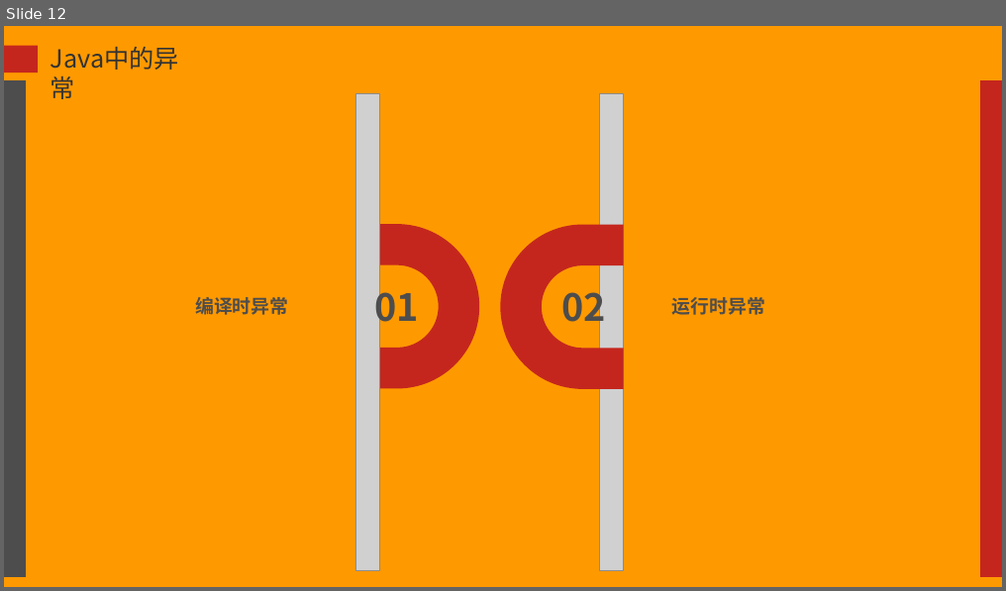
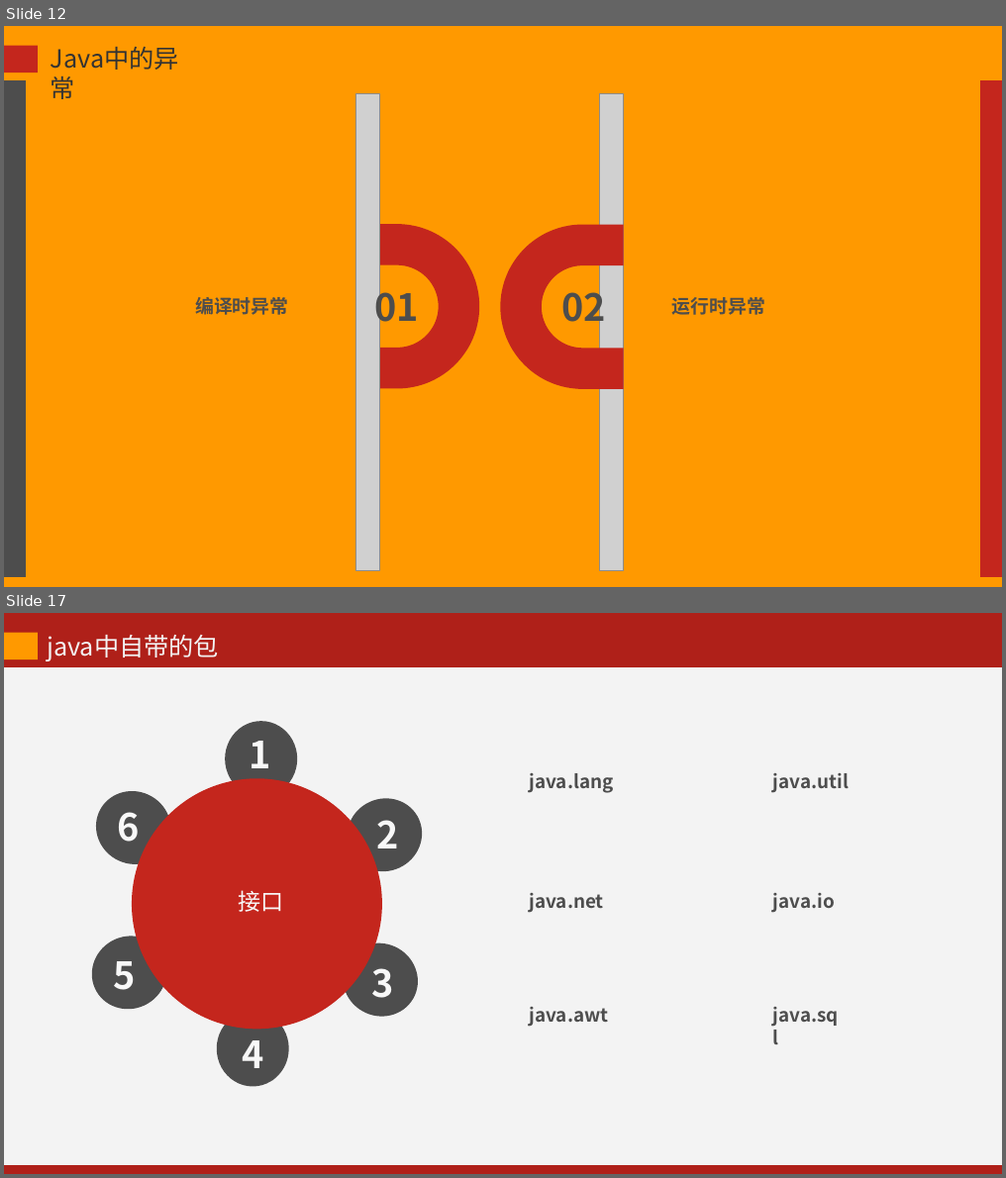
Before and after one commit to kevinjoyce/JavaCourseWare, a slide deck: PPT/每次课PPT/04 面向对象（下）-2.pptx. Shown one above the other, each under a label of ours: slide 12 before the commit, slides 12 and 17 after it; the slides between them are not shown. The pictures are 1006x591 and 1006x1178 pixels, drawn with LibreOffice and Linux fonts; fonts in the diff are those of the drawing; grey boxes stand for pictures; background and template pictures are left out. Boxes give left, top, right and bottom in pixels: in the first picture for what was removed or moved away, otherwise in the second. Text is boxed around its words. In the diff, an @@ line names an element or a change of style, - is before the commit and + after.

```diff
--- a/PPT/每次课PPT/04 面向对象（下）-2.pptx
+++ b/PPT/每次课PPT/04 面向对象（下）-2.pptx
@@ slide 17 added at (x1=4, y1=613, x2=1002, y2=1174), background #AF2019 @@
@@ rectangle added at (x1=4, y1=633, x2=38, y2=660), fill #FF9900 @@
@@ text added at (x1=47, y1=635, x2=219, y2=662), 24 pt, text #F3F3F3 @@
+java中自带的包
@@ rectangle added at (x1=4, y1=667, x2=25, y2=1165), fill #F3F3F3 @@
@@ rectangle added at (x1=4, y1=667, x2=1002, y2=1165), fill #F3F3F3 @@
@@ ellipse added at (x1=225, y1=721, x2=297, y2=796), fill #4D4D4D @@
@@ rectangle added at (x1=242, y1=728, x2=280, y2=781), fill #4D4D4D, 36 pt, text #F8F8F8, bold @@
+1
@@ freeform shape added at (x1=91, y1=786, x2=176, y2=869), fill #4D4D4D @@
@@ ellipse added at (x1=132, y1=778, x2=382, y2=1029), fill #C4261D @@
@@ text added at (x1=529, y1=773, x2=613, y2=793), 18 pt, text #4D4D4D, bold @@
+java.lang
@@ text added at (x1=773, y1=773, x2=848, y2=792), 18 pt, text #4D4D4D, bold @@
+java.util
@@ text added at (x1=117, y1=812, x2=139, y2=842), 36 pt, text #F8F8F8, bold @@
+6
@@ freeform shape added at (x1=342, y1=793, x2=427, y2=876), fill #4D4D4D @@
@@ text added at (x1=376, y1=820, x2=398, y2=849), 36 pt, text #F8F8F8, bold @@
+2
@@ text added at (x1=238, y1=890, x2=283, y2=912), 22 pt, text #F8F8F8 @@
+接口
@@ text added at (x1=529, y1=893, x2=603, y2=913), 18 pt, text #4D4D4D, bold @@
+java.net
@@ text added at (x1=773, y1=893, x2=835, y2=912), 18 pt, text #4D4D4D, bold @@
+java.io
@@ freeform shape added at (x1=86, y1=931, x2=171, y2=1014), fill #4D4D4D @@
@@ freeform shape added at (x1=338, y1=938, x2=423, y2=1022), fill #4D4D4D @@
@@ text added at (x1=113, y1=961, x2=135, y2=990), 36 pt, text #F8F8F8, bold @@
+5
@@ text added at (x1=371, y1=968, x2=393, y2=998), 36 pt, text #F8F8F8, bold @@
+3
@@ ellipse added at (x1=217, y1=1011, x2=289, y2=1086), fill #4D4D4D @@
@@ rectangle added at (x1=235, y1=1028, x2=273, y2=1080), fill #4D4D4D, 36 pt, text #F8F8F8, bold @@
+4
@@ text added at (x1=529, y1=1007, x2=608, y2=1027), 18 pt, text #4D4D4D, bold @@
+java.awt
@@ text added at (x1=773, y1=1007, x2=839, y2=1026), 18 pt, text #4D4D4D, bold @@
+java.sql
```
Also in this commit, not shown: 2 slides changed, 8 other slides added, 15 slides removed, 33 other files.
